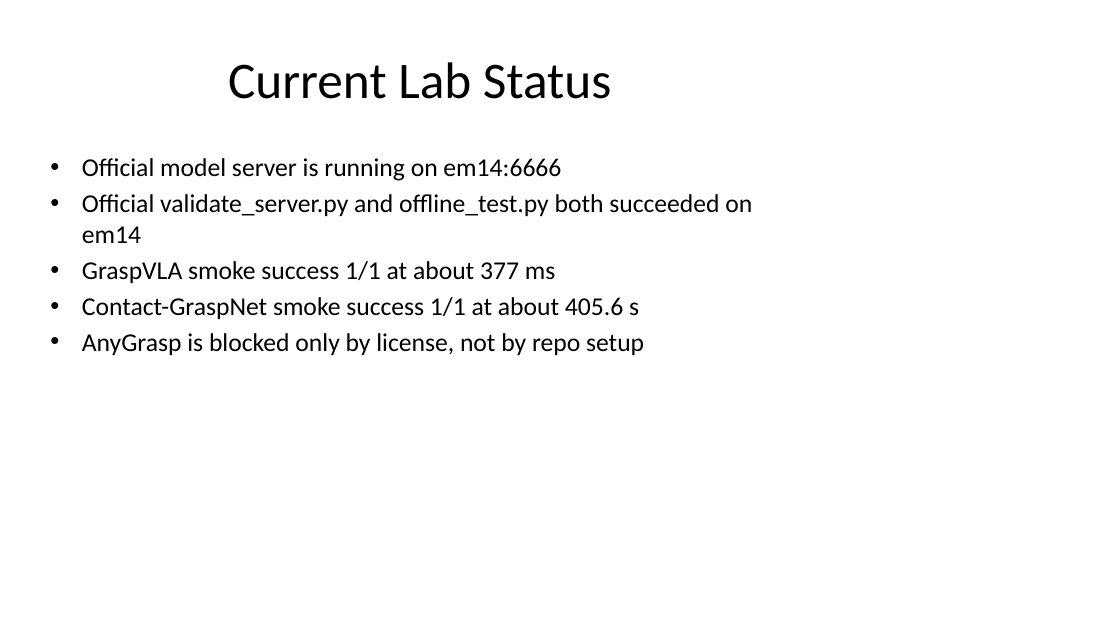
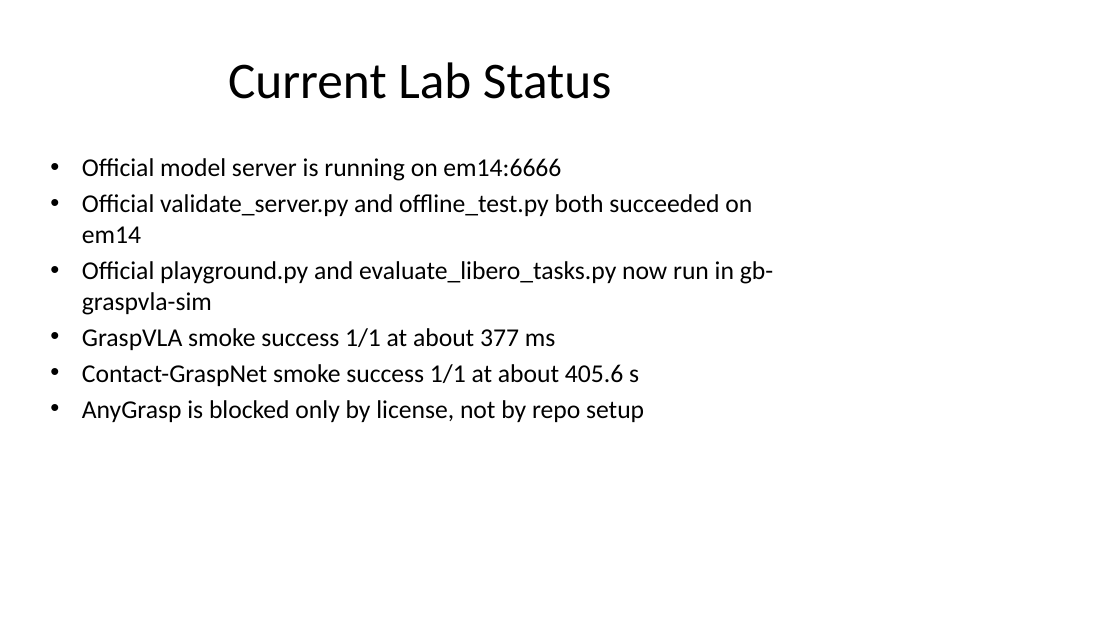
Before and after one commit to ZihaoLu001/grasp-benchmark, a slide deck: slide 7 of docs/slides/graspvla_inner_workings.pptx. Drawn at 1120x630 pixels with LibreOffice and Linux fonts; fonts in the diff are those of the drawing. Boxes give left, top, right and bottom in pixels: in the first picture for what was removed or moved away, otherwise in the second. Text is boxed around its words. In the diff, an @@ line names an element or a change of style, - is before the commit and + after.

Commit message:
Add official GraspVLA simulation workflow

```diff
--- a/docs/slides/graspvla_inner_workings.pptx
+++ b/docs/slides/graspvla_inner_workings.pptx
@@ text at <box>82,261,773,315</box>: paragraph added @@
+• Official playground.py and evaluate_libero_tasks.py now run in gb-graspvla-sim
```
Also in this commit, not shown: 11 other files.
